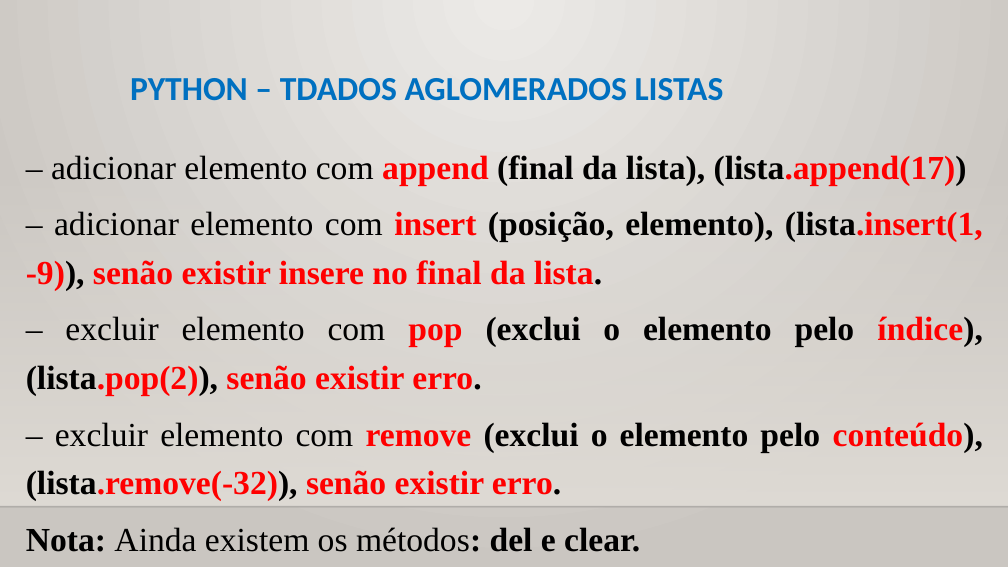
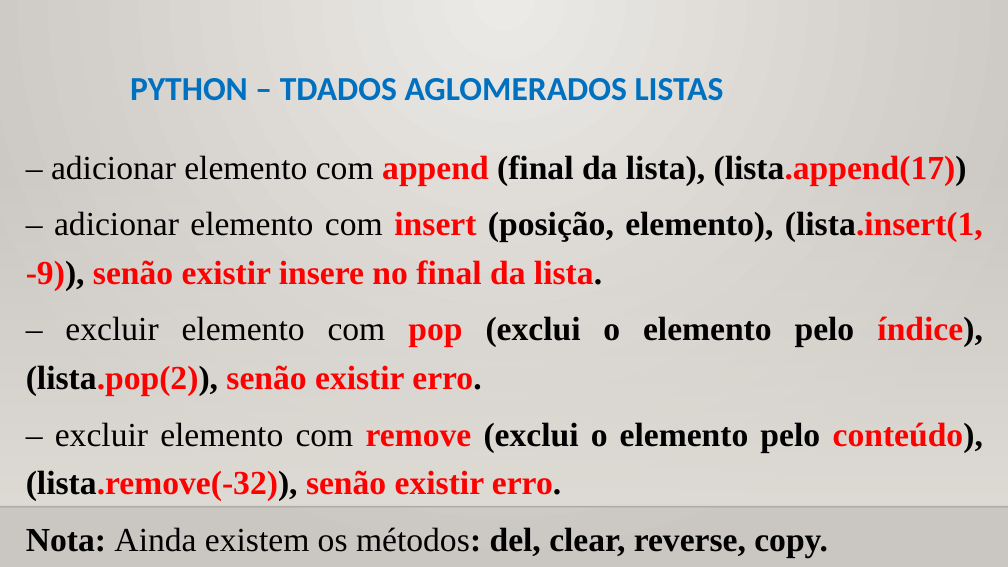
Before and after one commit to CloudEducationBrazil/WydenPythonParadigmas, a slide deck: slide 6 of 01 Classes/Aula 07 Programação Python - Tipos de Dados Aglomerados.pptx. Drawn at 1008x567 pixels with LibreOffice and Linux fonts; fonts in the diff are those of the drawing; background and template pictures are left out. Boxes give left, top, right and bottom in pixels: in the first picture for what was removed or moved away, otherwise in the second. Text is boxed around its words. In the diff, an @@ line names an element or a change of style, - is before the commit and + after.

```diff
--- a/01 Classes/Aula 07 Programação Python - Tipos de Dados Aglomerados.pptx
+++ b/01 Classes/Aula 07 Programação Python - Tipos de Dados Aglomerados.pptx
@@ text at box(26, 527, 828, 557): text changed; bold on @@
-Nota: Ainda existem os métodos: del e clear.
+Nota: Ainda existem os métodos: del, clear, reverse, copy.
```
Also in this commit, not shown: 6 other slides changed, 1 slide added, 2 other files.
